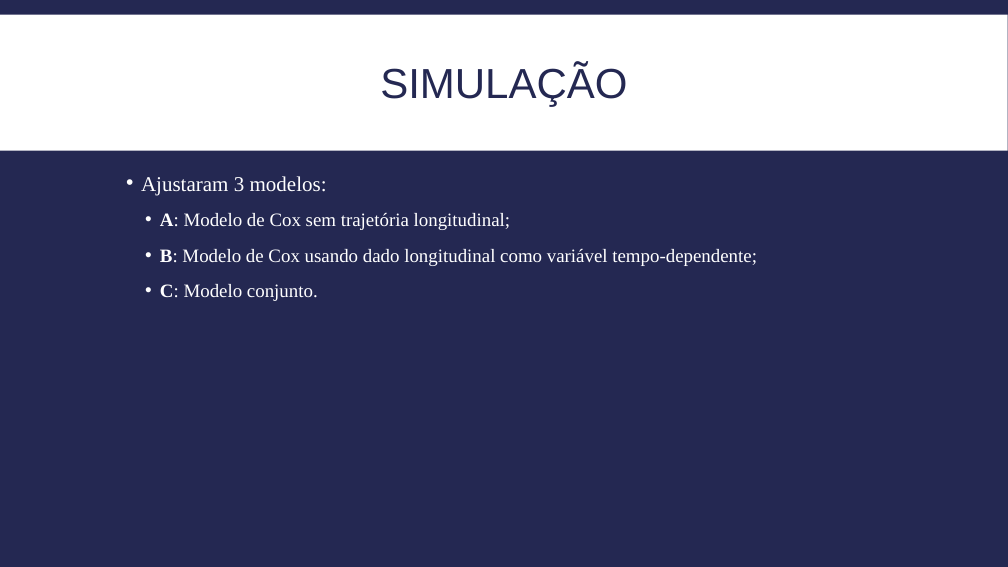
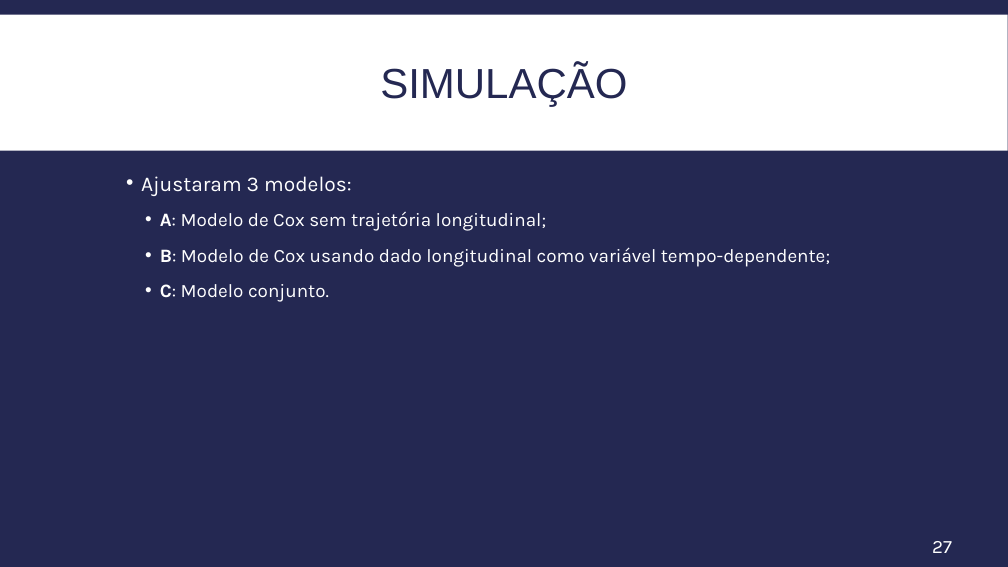
Before and after one commit to itff/Seminarios2, a slide deck: slide 27 of Apresentacao_Editado.pptx (slide 28 before the commit). Drawn at 1008x567 pixels with LibreOffice and Linux fonts; fonts in the diff are those of the drawing. Boxes give left, top, right and bottom in pixels: in the first picture for what was removed or moved away, otherwise in the second. Text is boxed around its words. In the diff, an @@ line names an element or a change of style, - is before the commit and + after.

```diff
--- a/Apresentacao_Editado.pptx
+++ b/Apresentacao_Editado.pptx
@@ text "Ajustaram 3 modelos:" at box(141, 176, 830, 302): font Times New Roman to Karla @@
@@ page number added at box(932, 541, 952, 553), 18 pt, text #FFFFFF @@
+27
```
Also in this commit, not shown: 31 other slides changed, 1 slide removed.
